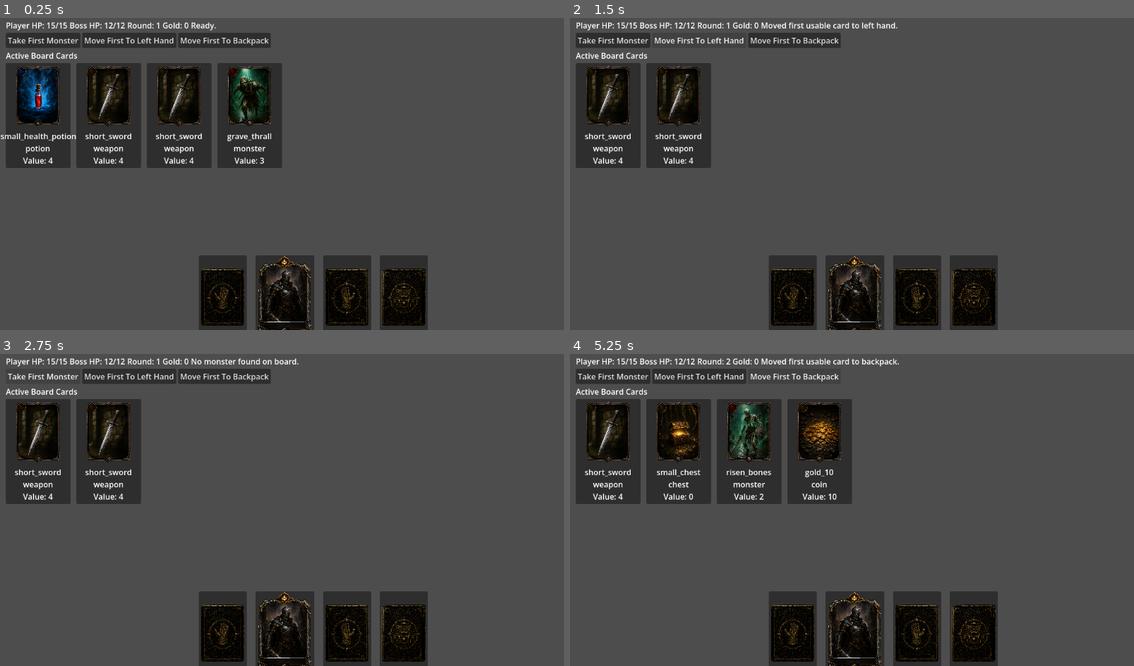
Above: before the commit, frames 1-4 (two rows, left to right).
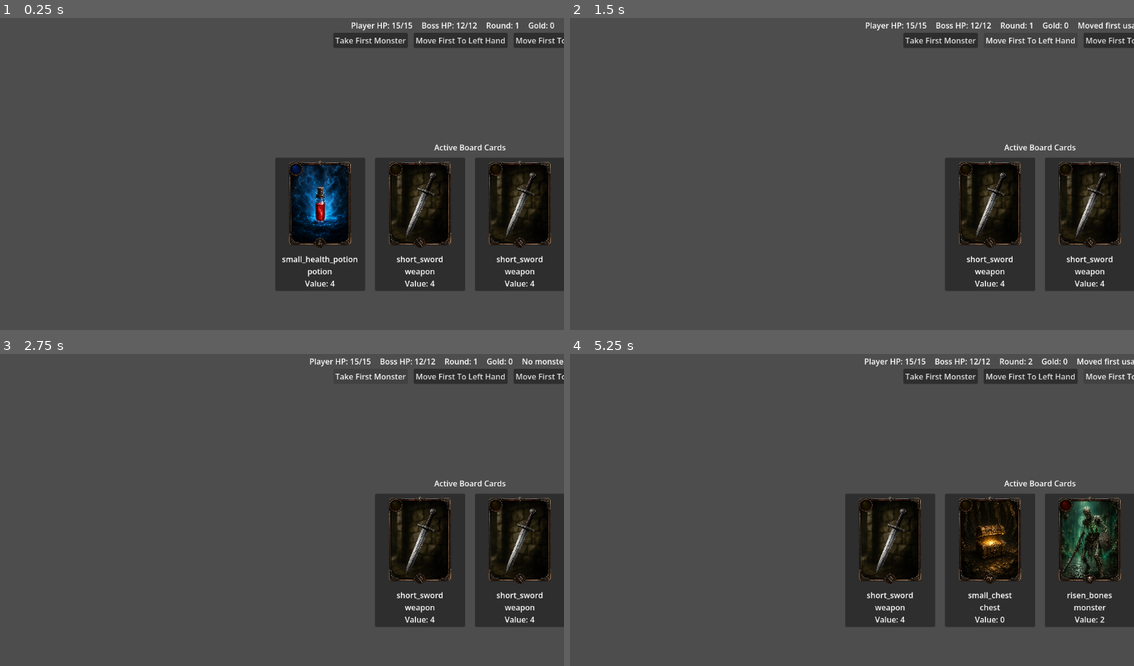
Above: after the commit, the same moments.

Repository: adamdyess81/TheSeventhShard
Game: Godot game, scene res://combat/combat_scene.tscn
The game is run twice, just before and just after one commit, with the same random seed, the same clock (stepped at 60 frames per second) and the same inputs. The project has no main scene, so this scene is started directly.
Inputs:
- Up to frame 1 (0.25 s): no input
- Up to frame 2 (1.5 s): click "Take First Monster" at 0.5 s; click "Move First To Left Hand" at 1.25 s
- Up to frame 3 (2.75 s): click "Take First Monster" at 2 s
- Up to frame 4 (5.25 s): click "Move First To Left Hand" at 2.75 s; click "Take First Monster" at 3.5 s; click "Move First To Left Hand" at 4.25 s; click "Move First To Backpack" at 5 s

The runs differ from the first frame. In frame 1, 44% of the frame differs, in the area x 0-100%, y 1-100%; in frame 2, 31%; in frame 3, 32%; in frame 4, 44%.

Commit message:
Center combat layout for 1080p scene

Diff:
--- a/cards/card_view.tscn
+++ b/cards/card_view.tscn
@@ -3,7 +3,7 @@
 [ext_resource type="Script" uid="uid://cn7khforim32f" path="res://cards/CardView.gd" id="1_cuaw8"]
 
 [node name="CardView" type="PanelContainer" unique_id=1506696375]
-custom_minimum_size = Vector2(132, 184)
+custom_minimum_size = Vector2(184, 252)
 script = ExtResource("1_cuaw8")
 
 [node name="MarginContainer" type="MarginContainer" parent="." unique_id=1670681243]
@@ -20,7 +20,7 @@
 [node name="ArtRect" type="TextureRect" parent="MarginContainer/VBoxContainer" unique_id=615004321]
 unique_name_in_owner = true
 layout_mode = 2
-custom_minimum_size = Vector2(124, 132)
+custom_minimum_size = Vector2(176, 190)
 mouse_filter = 2
 expand_mode = 1
 stretch_mode = 5
--- a/combat/combat_scene.gd
+++ b/combat/combat_scene.gd
@@ -12,11 +12,11 @@
 @onready var gold_label = $RootLayout/TopBar/GoldLabel
 @onready var status_label = $RootLayout/TopBar/StatusLabel
 
-@onready var board_card_list = $RootLayout/PlayArea/BoardSection/BoardCardList
-
-@onready var left_hand_label = $RootLayout/PlayArea/LabelRow/LeftHandLabel
-@onready var right_hand_label = $RootLayout/PlayArea/LabelRow/RightHandLabel
-@onready var backpack_label = $RootLayout/PlayArea/LabelRow/BackpackLabel
+@onready var board_card_list = $RootLayout/PlayArea/BoardCenter/BoardSection/BoardCardList
+
+@onready var left_hand_label = $RootLayout/PlayArea/LoadoutCenter/LoadoutGroup/LabelRow/LeftHandLabel
+@onready var right_hand_label = $RootLayout/PlayArea/LoadoutCenter/LoadoutGroup/LabelRow/RightHandLabel
+@onready var backpack_label = $RootLayout/PlayArea/LoadoutCenter/LoadoutGroup/LabelRow/BackpackLabel
 @onready var take_first_monster_button = $RootLayout/ButtonBar/TakeFirstMonsterButton
 @onready var move_first_to_left_hand_button = $RootLayout/ButtonBar/MoveFirstToLeftHandButton
 @onready var move_first_to_backpack_button = $RootLayout/ButtonBar/MoveFirstToBackpackButton
--- a/combat/combat_scene.tscn
+++ b/combat/combat_scene.tscn
@@ -10,8 +10,8 @@
 [node name="CombatScene" type="Control" unique_id=72309142]
 layout_mode = 3
 anchors_preset = 0
-offset_right = 1280.0
-offset_bottom = 720.0
+offset_right = 1920.0
+offset_bottom = 1080.0
 script = ExtResource("1_q5cen")
 
 [node name="RootLayout" type="VBoxContainer" parent="." unique_id=247386464]
@@ -28,6 +28,8 @@
 
 [node name="TopBar" type="HBoxContainer" parent="RootLayout" unique_id=1510757556]
 layout_mode = 2
+alignment = 1
+theme_override_constants/separation = 18
 
 [node name="PlayerHealthLabel" type="Label" parent="RootLayout/TopBar" unique_id=1065283008]
 layout_mode = 2
@@ -52,6 +54,8 @@
 
 [node name="ButtonBar" type="HBoxContainer" parent="RootLayout" unique_id=678403159]
 layout_mode = 2
+alignment = 1
+theme_override_constants/separation = 12
 
 [node name="TakeFirstMonsterButton" type="Button" parent="RootLayout/ButtonBar" unique_id=988054690]
 layout_mode = 2
@@ -68,114 +72,125 @@
 [node name="PlayArea" type="VBoxContainer" parent="RootLayout" unique_id=194280336]
 layout_mode = 2
 size_flags_vertical = 3
-theme_override_constants/separation = 14
+theme_override_constants/separation = 28
 
-[node name="BoardSection" type="VBoxContainer" parent="RootLayout/PlayArea" unique_id=1821397121]
+[node name="BoardCenter" type="CenterContainer" parent="RootLayout/PlayArea" unique_id=127803510]
 layout_mode = 2
 size_flags_vertical = 3
 
-[node name="BoardTitle" type="Label" parent="RootLayout/PlayArea/BoardSection" unique_id=401729791]
+[node name="BoardSection" type="VBoxContainer" parent="RootLayout/PlayArea/BoardCenter" unique_id=1821397121]
+layout_mode = 2
+theme_override_constants/separation = 10
+
+[node name="BoardTitle" type="Label" parent="RootLayout/PlayArea/BoardCenter/BoardSection" unique_id=401729791]
 layout_mode = 2
 text = "Active Board Cards"
+horizontal_alignment = 1
 
-[node name="BoardCardList" type="GridContainer" parent="RootLayout/PlayArea/BoardSection" unique_id=1796195183]
+[node name="BoardCardList" type="GridContainer" parent="RootLayout/PlayArea/BoardCenter/BoardSection" unique_id=1796195183]
 layout_mode = 2
-size_flags_vertical = 3
 columns = 4
-theme_override_constants/h_separation = 12
-theme_override_constants/v_separation = 12
+theme_override_constants/h_separation = 20
+theme_override_constants/v_separation = 20
 
-[node name="DropZoneRow" type="HBoxContainer" parent="RootLayout/PlayArea" unique_id=1061202853]
+[node name="LoadoutCenter" type="CenterContainer" parent="RootLayout/PlayArea" unique_id=51322928]
+layout_mode = 2
+
+[node name="LoadoutGroup" type="VBoxContainer" parent="RootLayout/PlayArea/LoadoutCenter" unique_id=1910022334]
+layout_mode = 2
+theme_override_constants/separation = 12
+
+[node name="DropZoneRow" type="HBoxContainer" parent="RootLayout/PlayArea/LoadoutCenter/LoadoutGroup" unique_id=1061202853]
 layout_mode = 2
 alignment = 1
-theme_override_constants/separation = 18
+theme_override_constants/separation = 28
 
-[node name="LeftHandDropZone" type="PanelContainer" parent="RootLayout/PlayArea/DropZoneRow" unique_id=462332348]
+[node name="LeftHandDropZone" type="PanelContainer" parent="RootLayout/PlayArea/LoadoutCenter/LoadoutGroup/DropZoneRow" unique_id=462332348]
 layout_mode = 2
-custom_minimum_size = Vector2(98, 132)
+custom_minimum_size = Vector2(132, 180)
 script = ExtResource("2_a5s3s")
 drop_target = "left_hand"
-combat_scene_path = NodePath("../../../..")
+combat_scene_path = NodePath("../../../../../../")
 
-[node name="PlacementTexture" type="TextureRect" parent="RootLayout/PlayArea/DropZoneRow/LeftHandDropZone" unique_id=1195069394]
+[node name="PlacementTexture" type="TextureRect" parent="RootLayout/PlayArea/LoadoutCenter/LoadoutGroup/DropZoneRow/LeftHandDropZone" unique_id=1195069394]
 layout_mode = 2
-custom_minimum_size = Vector2(98, 132)
+custom_minimum_size = Vector2(132, 180)
 mouse_filter = 2
 texture = ExtResource("4_8wbxd")
 expand_mode = 1
 stretch_mode = 5
 
-[node name="PlayerAvatarDropZone" type="PanelContainer" parent="RootLayout/PlayArea/DropZoneRow" unique_id=1411459182]
+[node name="PlayerAvatarDropZone" type="PanelContainer" parent="RootLayout/PlayArea/LoadoutCenter/LoadoutGroup/DropZoneRow" unique_id=1411459182]
 layout_mode = 2
-custom_minimum_size = Vector2(120, 176)
+custom_minimum_size = Vector2(168, 248)
 script = ExtResource("2_a5s3s")
 drop_target = "player_avatar"
-combat_scene_path = NodePath("../../../..")
+combat_scene_path = NodePath("../../../../../../")
 allowed_families = PackedStringArray("monster")
 
-[node name="AvatarTexture" type="TextureRect" parent="RootLayout/PlayArea/DropZoneRow/PlayerAvatarDropZone" unique_id=1326504604]
+[node name="AvatarTexture" type="TextureRect" parent="RootLayout/PlayArea/LoadoutCenter/LoadoutGroup/DropZoneRow/PlayerAvatarDropZone" unique_id=1326504604]
 layout_mode = 2
-custom_minimum_size = Vector2(120, 176)
+custom_minimum_size = Vector2(168, 248)
 mouse_filter = 2
 texture = ExtResource("3_3of7o")
 expand_mode = 1
 stretch_mode = 5
 
-[node name="RightHandDropZone" type="PanelContainer" parent="RootLayout/PlayArea/DropZoneRow" unique_id=1720654289]
+[node name="RightHandDropZone" type="PanelContainer" parent="RootLayout/PlayArea/LoadoutCenter/LoadoutGroup/DropZoneRow" unique_id=1720654289]
 layout_mode = 2
-custom_minimum_size = Vector2(98, 132)
+custom_minimum_size = Vector2(132, 180)
 script = ExtResource("2_a5s3s")
 drop_target = "right_hand"
-combat_scene_path = NodePath("../../../..")
+combat_scene_path = NodePath("../../../../../../")
 
-[node name="PlacementTexture" type="TextureRect" parent="RootLayout/PlayArea/DropZoneRow/RightHandDropZone" unique_id=962472168]
+[node name="PlacementTexture" type="TextureRect" parent="RootLayout/PlayArea/LoadoutCenter/LoadoutGroup/DropZoneRow/RightHandDropZone" unique_id=962472168]
 layout_mode = 2
-custom_minimum_size = Vector2(98, 132)
+custom_minimum_size = Vector2(132, 180)
 mouse_filter = 2
 texture = ExtResource("5_6ggyu")
 expand_mode = 1
 stretch_mode = 5
 
-[node name="BackpackDropZone" type="PanelContainer" parent="RootLayout/PlayArea/DropZoneRow" unique_id=1831735766]
+[node name="BackpackDropZone" type="PanelContainer" parent="RootLayout/PlayArea/LoadoutCenter/LoadoutGroup/DropZoneRow" unique_id=1831735766]
 layout_mode = 2
-custom_minimum_size = Vector2(98, 132)
+custom_minimum_size = Vector2(132, 180)
 script = ExtResource("2_a5s3s")
 drop_target = "backpack"
-combat_scene_path = NodePath("../../../..")
+combat_scene_path = NodePath("../../../../../../")
 
-[node name="PlacementTexture" type="TextureRect" parent="RootLayout/PlayArea/DropZoneRow/BackpackDropZone" unique_id=1243900246]
+[node name="PlacementTexture" type="TextureRect" parent="RootLayout/PlayArea/LoadoutCenter/LoadoutGroup/DropZoneRow/BackpackDropZone" unique_id=1243900246]
 layout_mode = 2
-custom_minimum_size = Vector2(98, 132)
+custom_minimum_size = Vector2(132, 180)
 mouse_filter = 2
 texture = ExtResource("6_7f78p")
 expand_mode = 1
 stretch_mode = 5
 
-[node name="LabelRow" type="HBoxContainer" parent="RootLayout/PlayArea" unique_id=967501462]
+[node name="LabelRow" type="HBoxContainer" parent="RootLayout/PlayArea/LoadoutCenter/LoadoutGroup" unique_id=967501462]
 layout_mode = 2
 alignment = 1
-theme_override_constants/separation = 18
+theme_override_constants/separation = 28
 
-[node name="LeftHandLabel" type="Label" parent="RootLayout/PlayArea/LabelRow" unique_id=410085116]
+[node name="LeftHandLabel" type="Label" parent="RootLayout/PlayArea/LoadoutCenter/LoadoutGroup/LabelRow" unique_id=410085116]
 layout_mode = 2
-custom_minimum_size = Vector2(98, 0)
+custom_minimum_size = Vector2(132, 0)
 text = "Left Hand: [empty]"
 horizontal_alignment = 1
 
-[node name="PlayerLabel" type="Label" parent="RootLayout/PlayArea/LabelRow" unique_id=436620657]
+[node name="PlayerLabel" type="Label" parent="RootLayout/PlayArea/LoadoutCenter/LoadoutGroup/LabelRow" unique_id=436620657]
 layout_mode = 2
-custom_minimum_size = Vector2(120, 0)
+custom_minimum_size = Vector2(168, 0)
 text = "Player"
 horizontal_alignment = 1
 
-[node name="RightHandLabel" type="Label" parent="RootLayout/PlayArea/LabelRow" unique_id=1986592454]
+[node name="RightHandLabel" type="Label" parent="RootLayout/PlayArea/LoadoutCenter/LoadoutGroup/LabelRow" unique_id=1986592454]
 layout_mode = 2
-custom_minimum_size = Vector2(98, 0)
+custom_minimum_size = Vector2(132, 0)
 text = "Right Hand: [empty]"
 horizontal_alignment = 1
 
-[node name="BackpackLabel" type="Label" parent="RootLayout/PlayArea/LabelRow" unique_id=1126222258]
+[node name="BackpackLabel" type="Label" parent="RootLayout/PlayArea/LoadoutCenter/LoadoutGroup/LabelRow" unique_id=1126222258]
 layout_mode = 2
-custom_minimum_size = Vector2(98, 0)
+custom_minimum_size = Vector2(132, 0)
 text = "Backpack: [empty]"
 horizontal_alignment = 1
